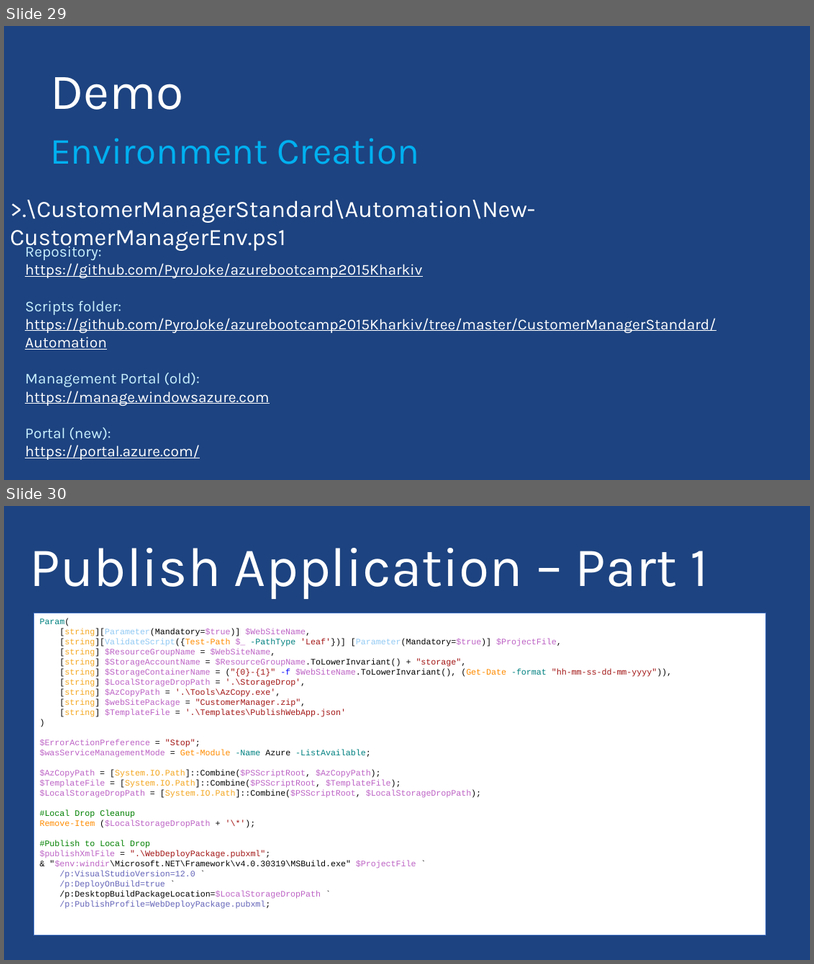
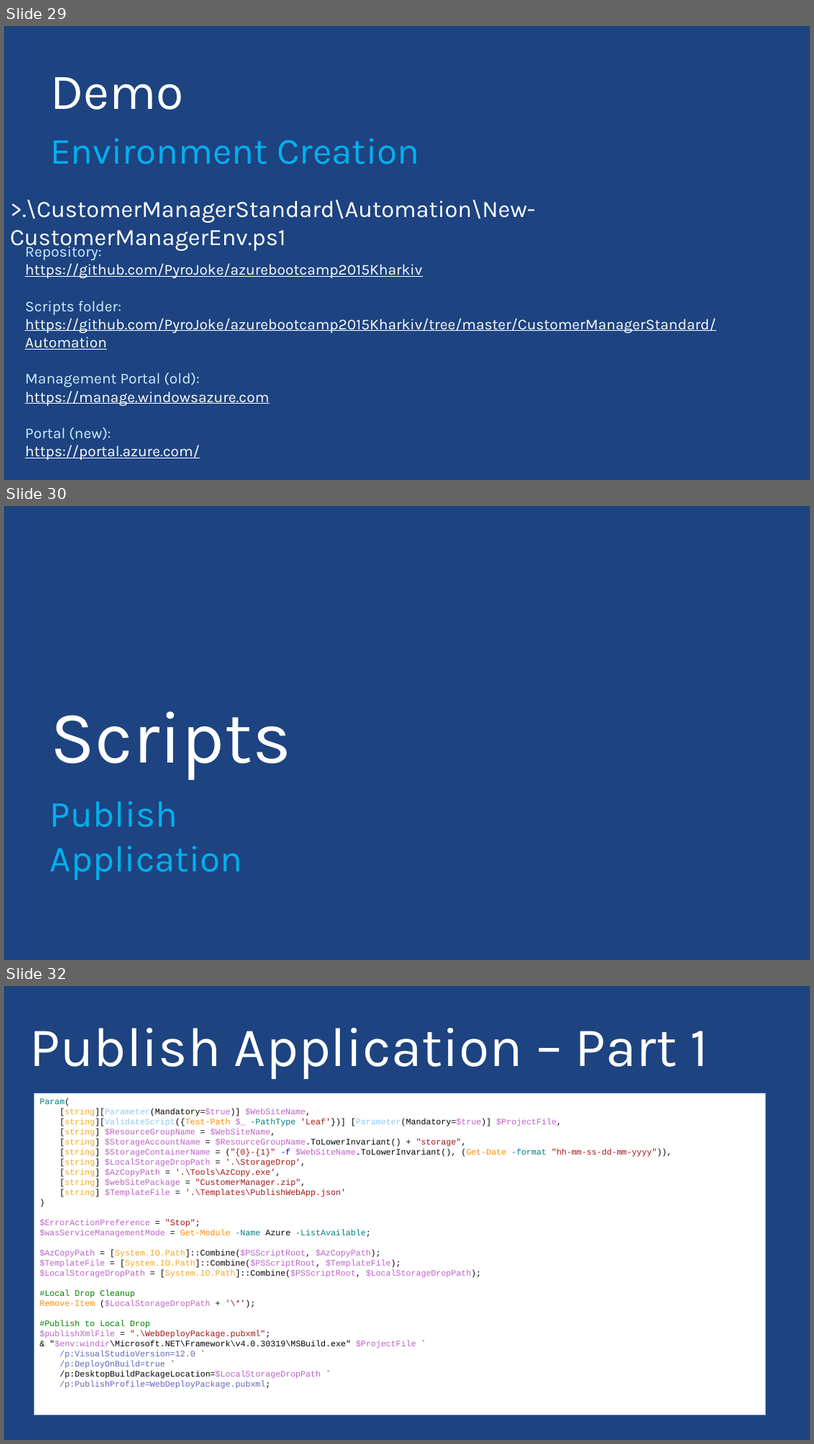
Before and after one commit to PyroJoke/AzureBootcamp2015Kharkiv, a slide deck: Presentations/AzureGlobalBootcamp - WebApps.pptx. Shown one above the other, each under a label of ours: slides 29 and 30 before the commit, slides 29, 30 and 32 after it; the slides between them are not shown. The pictures are 814x964 and 814x1444 pixels, drawn with LibreOffice and Linux fonts; fonts in the diff are those of the drawing; background and template pictures are left out. Boxes give left, top, right and bottom in pixels: in the first picture for what was removed or moved away, otherwise in the second. Text is boxed around its words. In the diff, an @@ line names an element or a change of style, - is before the commit and + after.

Commit message:
Added publish description slide to presentation

```diff
--- a/Presentations/AzureGlobalBootcamp - WebApps.pptx
+++ b/Presentations/AzureGlobalBootcamp - WebApps.pptx
@@ slide 30 added at (4,506,810,960), background picture (left out) @@
@@ title added at (50,711,291,780), 88 pt, text #FFFFFF @@
+Scripts
@@ text added at (50,801,242,880), 44 pt, text #00B0F0 @@
+Publish Application
@@ what was slide 30 is now slide 32 @@
```
Also in this commit, not shown: 1 slide changed, 1 other slide added.
